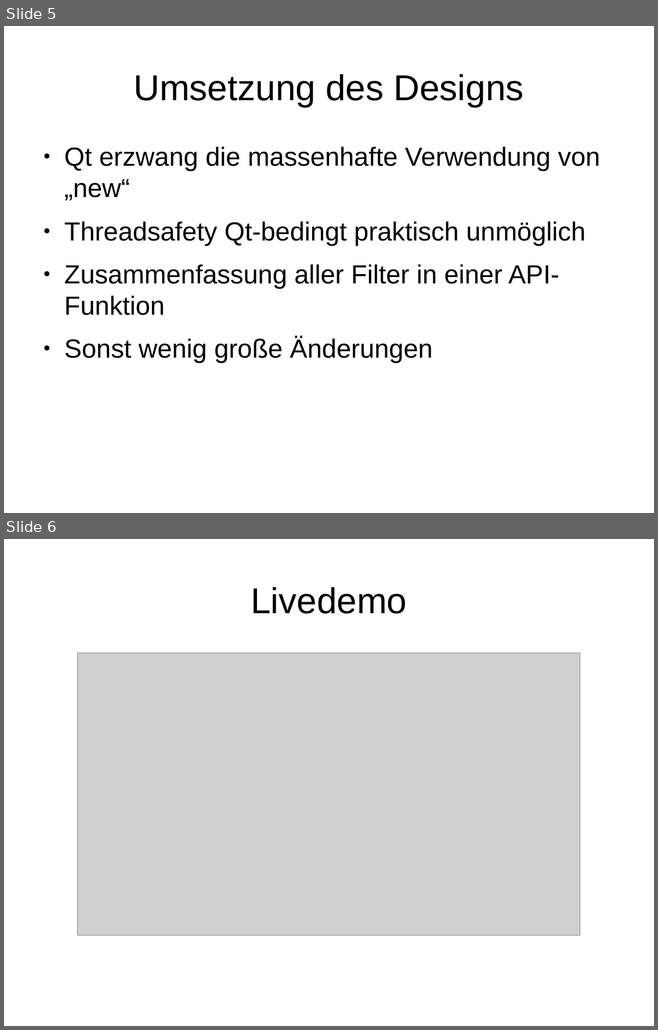
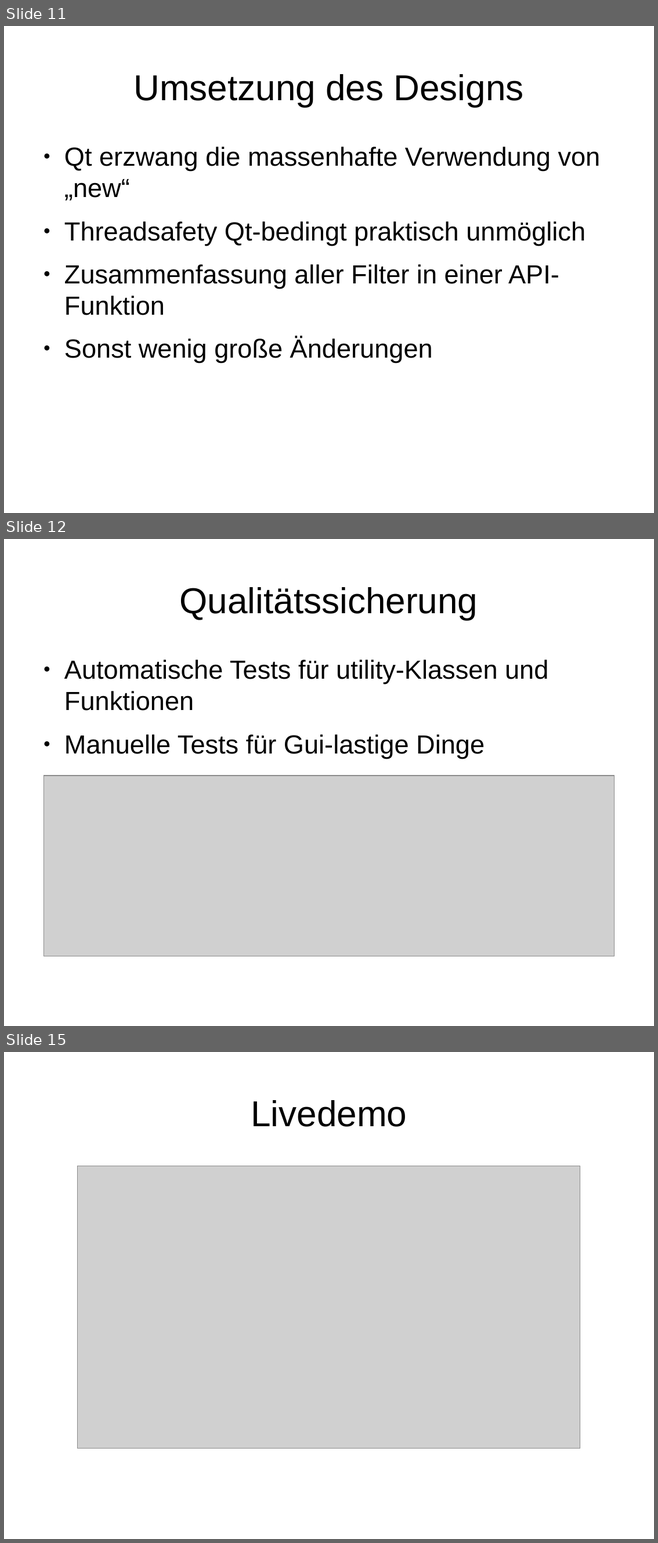
Before and after one commit to CVVisualPSETeam/Dokumente, a slide deck: Presentation/presentation.odp. Shown one above the other, each under a label of ours: slides 5 and 6 before the commit, slides 11, 12 and 15 after it; the slides between them are not shown. The pictures are 658x1030 and 658x1543 pixels, drawn with LibreOffice and Linux fonts; fonts in the diff are those of the drawing; grey boxes stand for pictures. Boxes give left, top, right and bottom in pixels: in the first picture for what was removed or moved away, otherwise in the second. Text is boxed around its words. In the diff, an @@ line names an element or a change of style, - is before the commit and + after.

```diff
--- a/Presentation/presentation.odp
+++ b/Presentation/presentation.odp
@@ slide 12 added at (4, 539, 654, 1026), background #FFFFFF @@
@@ title added at (180, 587, 478, 620), 44 pt, text #000000 @@
+Qualitätssicherung
@@ text added at (64, 660, 548, 758), 32 pt, text #000000 @@
+● Automatische Tests für utility-Klassen und Funktionen
+● Manuelle Tests für Gui-lastige Dinge
@@ picture added at (43, 776, 614, 957) @@
@@ what was slide 5 is now slide 11 @@
@@ what was slide 6 is now slide 15 @@
```
Also in this commit, not shown: 4 slides changed, 8 other slides added.
